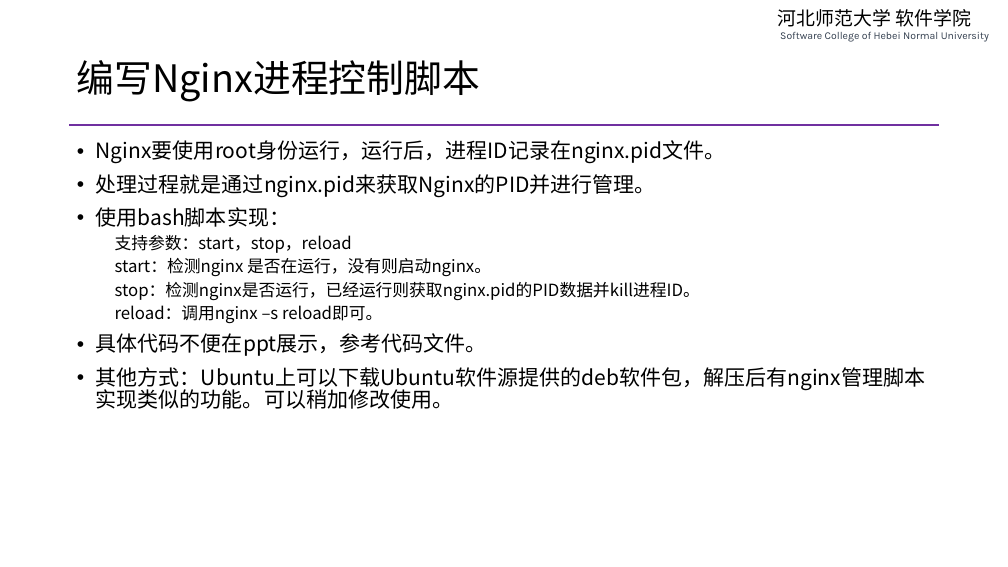
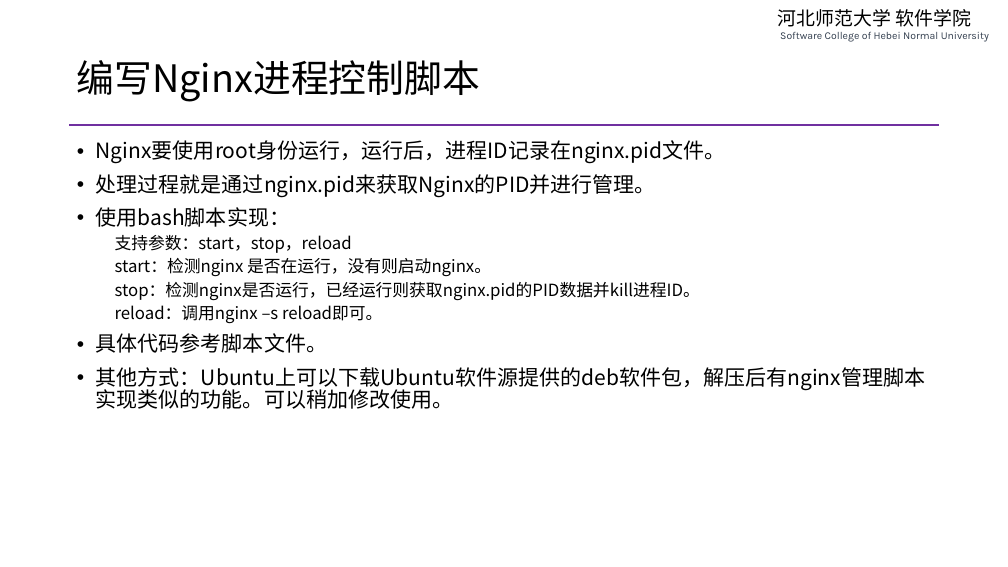
Before and after one commit to edu2act/course-php-serverside-development-on-linux, a slide deck: slide 16 of materials/slides/ch03-lnmp-basic.pptx. Drawn at 1008x567 pixels with LibreOffice and Linux fonts; fonts in the diff are those of the drawing. Boxes give left, top, right and bottom in pixels: in the first picture for what was removed or moved away, otherwise in the second. Text is boxed around its words. In the diff, an @@ line names an element or a change of style, - is before the commit and + after.

```diff
--- a/materials/slides/ch03-lnmp-basic.pptx
+++ b/materials/slides/ch03-lnmp-basic.pptx
@@ text at bbox=[96, 333, 327, 353]: text changed @@
-• 具体代码不便在ppt展示，参考代码文件。
+• 具体代码参考脚本文件。
```
Also in this commit, not shown: 10 other files.
